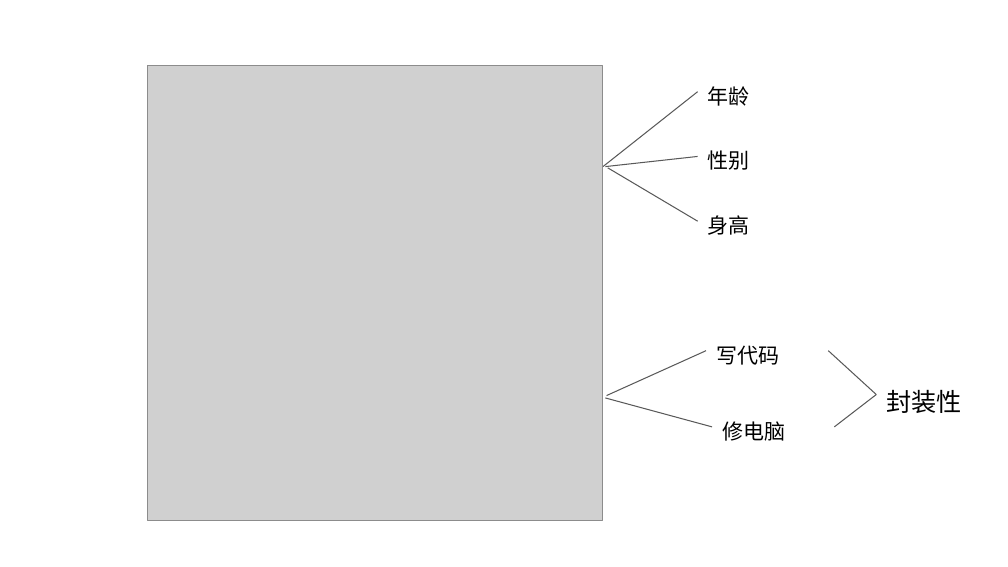
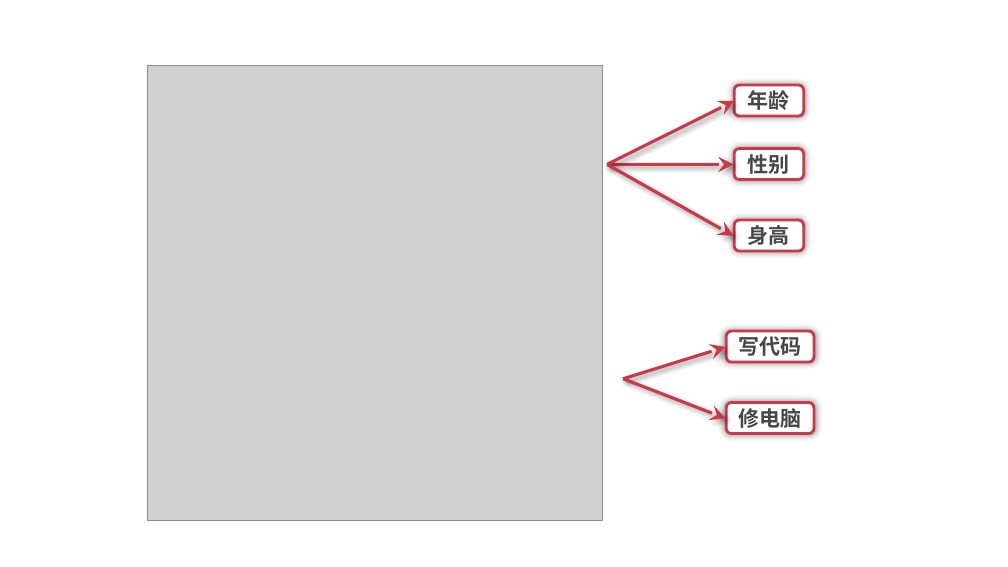
Before and after one commit to albert-feng/Python_OOP, a slide deck: slide 7 of ppt/2-面向对象概念.pptx. Drawn at 1008x567 pixels with LibreOffice and Linux fonts; fonts in the diff are those of the drawing; grey boxes stand for pictures. Boxes give left, top, right and bottom in pixels: in the first picture for what was removed or moved away, otherwise in the second. Text is boxed around its words. In the diff, an @@ line names an element or a change of style, - is before the commit and + after.

Commit message:
update ppt

```diff
--- a/ppt/2-面向对象概念.pptx
+++ b/ppt/2-面向对象概念.pptx
@@ rounded rectangle "年龄": place and size @@
-rounded rectangle "年龄" at (708, 86, 750, 106)
+rounded rectangle "年龄" at (734, 85, 803, 116)
@@ line moved from (698, 92) - (603, 166) to (607, 164) - (734, 101) @@
@@ line (607, 164) - (734, 101): line to arrow; stroke #595959 0.75 pt to #C9394A 2.25 pt @@
@@ rounded rectangle "性别": place and size @@
-rounded rectangle "性别" at (708, 150, 750, 170)
+rounded rectangle "性别" at (734, 148, 803, 179)
@@ line moved from (698, 221) - (608, 167) to (607, 164) - (734, 236) @@
@@ line (607, 164) - (734, 236): line to arrow; stroke #595959 0.75 pt to #C9394A 2.25 pt @@
@@ line moved from (698, 156) - (606, 166) to (607, 164) - (734, 164) @@
@@ line (607, 164) - (734, 164): line to arrow; stroke #595959 0.75 pt to #C9394A 2.25 pt @@
@@ font Arial to Calibri, text colour #000000 to #474747, bold on; alignment left to centre; vertical alignment top to middle; fill none to #FFFFFF; outline none to #C9394A 2 pt; shadow on in 5 elements at (726, 331, 813, 362), (726, 402, 813, 433), (734, 148, 803, 179), (734, 85, 803, 116), (734, 220, 803, 251) @@
@@ rounded rectangle "身高": place and size @@
-rounded rectangle "身高" at (708, 215, 750, 235)
+rounded rectangle "身高" at (734, 220, 803, 251)
@@ line moved from (706, 351) - (607, 395) to (623, 379) - (726, 347) @@
@@ line (623, 379) - (726, 347): line to arrow; stroke #595959 0.75 pt to #C9394A 2.25 pt @@
@@ rounded rectangle "写代码": place and size @@
-rounded rectangle "写代码" at (716, 345, 779, 365)
+rounded rectangle "写代码" at (726, 331, 813, 362)
@@ line removed from (829, 351) to (876, 394) @@
@@ line moved from (712, 427) - (606, 398) to (623, 379) - (726, 418) @@
@@ line (623, 379) - (726, 418): line to arrow; stroke #595959 0.75 pt to #C9394A 2.25 pt @@
@@ text removed at (886, 389, 962, 413) @@
-封装性
@@ rounded rectangle "修电脑": place and size @@
-rounded rectangle "修电脑" at (722, 421, 785, 441)
+rounded rectangle "修电脑" at (726, 402, 813, 433)
@@ line removed from (835, 427) to (876, 394) @@
```
Also in this commit, not shown: 8 other slides changed, 6 other files.
